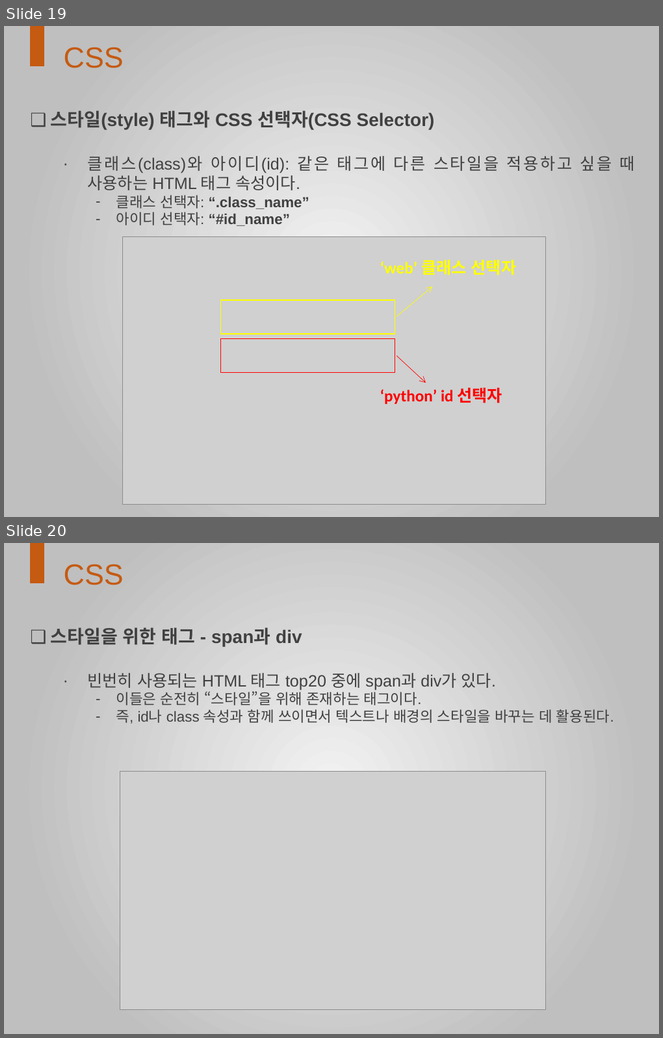
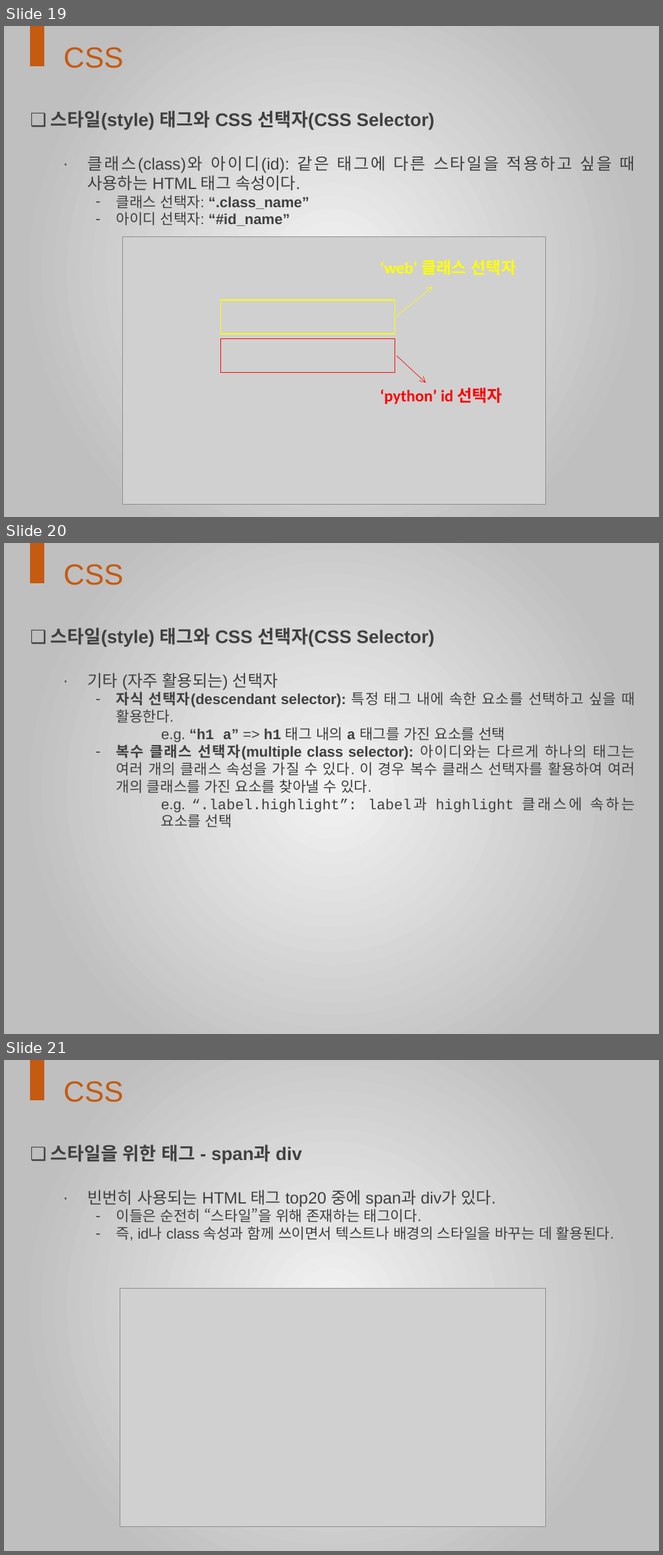
Before and after one commit to buomsoo-kim/Web-Crawling-and-Text-mining-with-Python-in-Korean, a slide deck: ppts/2-HTML&CSS.pptx. Shown one above the other, each under a label of ours: slides 19 and 20 before the commit, slides 19, 20 and 21 after it. The pictures are 663x1038 and 663x1555 pixels, drawn with LibreOffice and Linux fonts; fonts in the diff are those of the drawing; grey boxes stand for pictures. Boxes give left, top, right and bottom in pixels: in the first picture for what was removed or moved away, otherwise in the second. Text is boxed around its words. In the diff, an @@ line names an element or a change of style, - is before the commit and + after.

```diff
--- a/ppts/2-HTML&CSS.pptx
+++ b/ppts/2-HTML&CSS.pptx
@@ slide 20 added at <box>4,543,659,1034</box>, background gradient #F2F2F2 to #BFBFBF @@
@@ rectangle added at <box>31,543,44,583</box>, fill #C55A11, outline #C55A11 1 pt @@
@@ text added at <box>64,564,124,585</box>, 32 pt, text #C55A11 @@
+CSS
@@ text added at <box>51,627,435,647</box>, 20 pt, text #404040, bold @@
+❑ 스타일(style) 태그와 CSS 선택자(CSS Selector)
@@ text added at <box>88,673,636,828</box>, 16 pt, text #404040 @@
+  · 기타 (자주 활용되는) 선택자
+    – 자식 선택자(descendant selector): 특정 태그 내에 속한 요소를 선택하고 싶을 때 활용한다.
+    e.g. “h1 a” => h1 태그 내의 a 태그를 가진 요소를 선택
+    – 복수 클래스 선택자(multiple class selector): 아이디와는 다르게 하나의 태그는 여러 개의 클래스 속성을 가질 수 있다. 이 경우 복수 클래스 선택자를 활용하여 여러 개의 클래스를 가진 요소를 찾아낼 수 있다.
+        e.g. “.label.highlight”: label과 highlight 클래스에 속하는 요소를 선택
@@ what was slide 20 is now slide 21 @@
```
Also in this commit, not shown: 55 other files.
